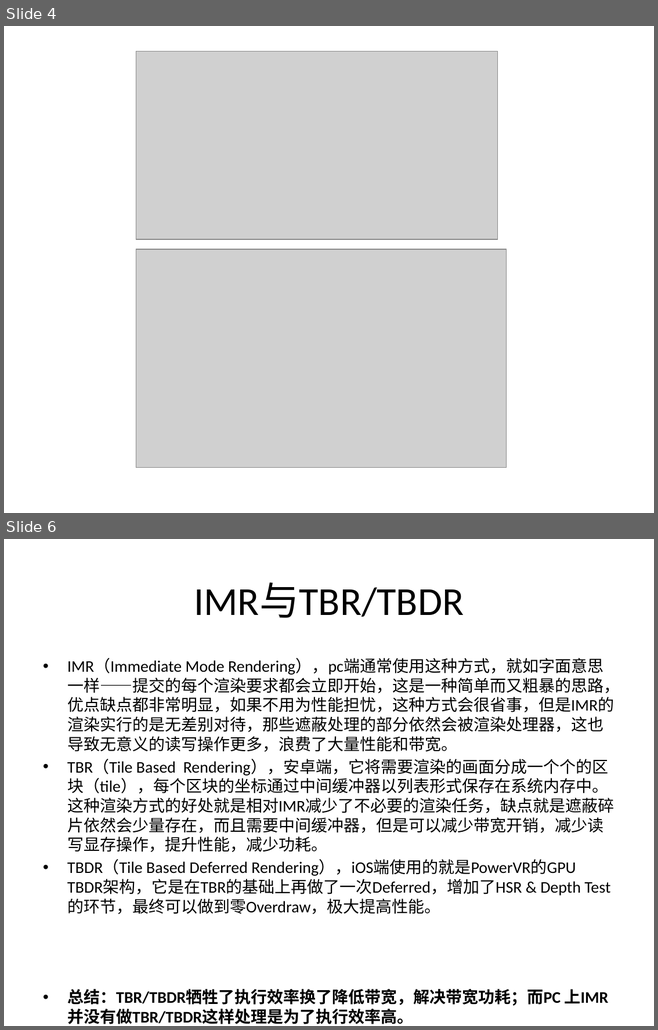
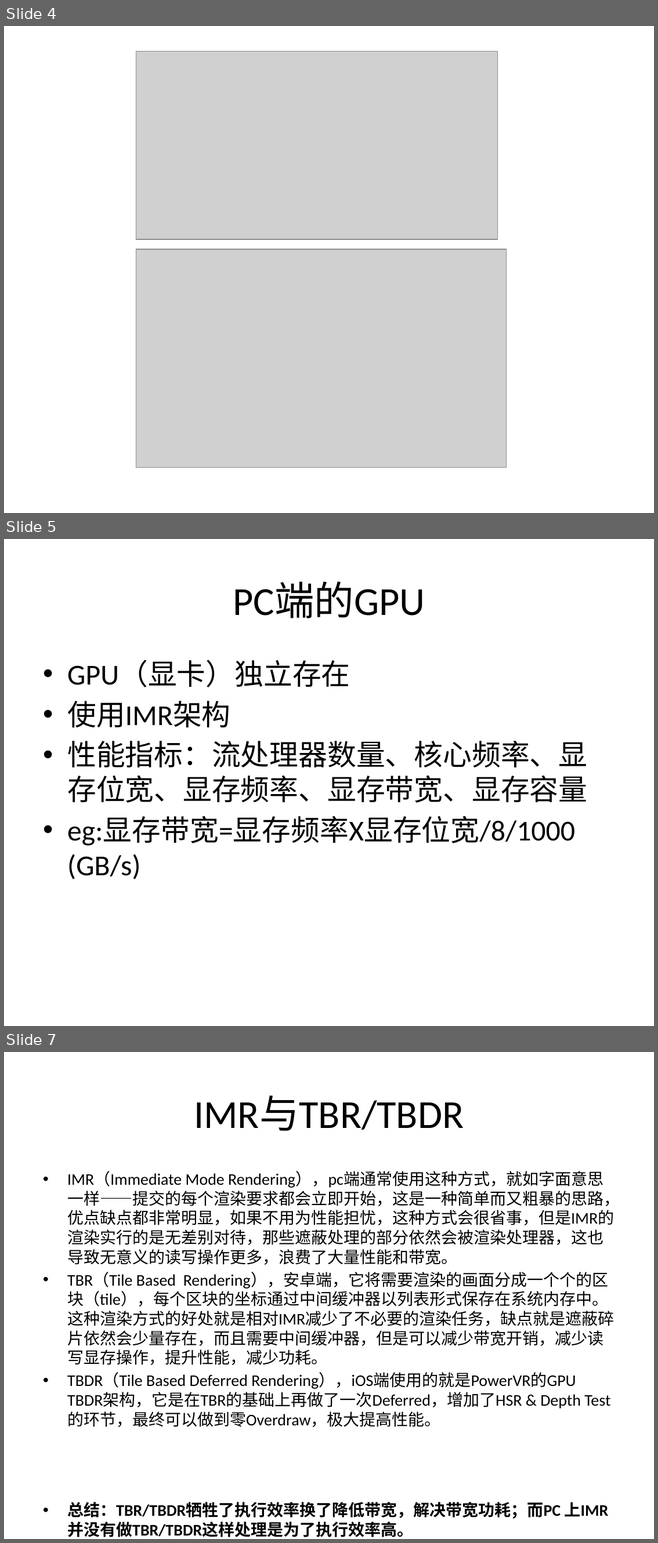
Before and after one commit to eangulee/UnityPerformanceOptimization, a slide deck: GPU Render Pipepline.pptx. Shown one above the other, each under a label of ours: slides 4 and 6 before the commit, slides 4, 5 and 7 after it; the slides between them are not shown. The pictures are 658x1030 and 658x1543 pixels, drawn with LibreOffice and Linux fonts; fonts in the diff are those of the drawing; grey boxes stand for pictures. Boxes give left, top, right and bottom in pixels: in the first picture for what was removed or moved away, otherwise in the second. Text is boxed around its words. In the diff, an @@ line names an element or a change of style, - is before the commit and + after.

Commit message:
新增pc端gpu架构

```diff
--- a/GPU Render Pipepline.pptx
+++ b/GPU Render Pipepline.pptx
@@ slide 5 added at bbox=[4, 539, 654, 1026], background #FFFFFF @@
@@ title added at bbox=[233, 582, 424, 618], 44 pt, text #000000 @@
+PC端的GPU
@@ text added at bbox=[67, 661, 587, 879], 32 pt, text #000000 @@
+• GPU（显卡）独立存在
+• 使用IMR架构
+• 性能指标：流处理器数量、核心频率、显存位宽、显存频率、显存带宽、显存容量
+• eg:显存带宽=显存频率X显存位宽/8/1000 (GB/s)
@@ what was slide 6 is now slide 7 @@
```
Also in this commit, not shown: 1 slide changed.
